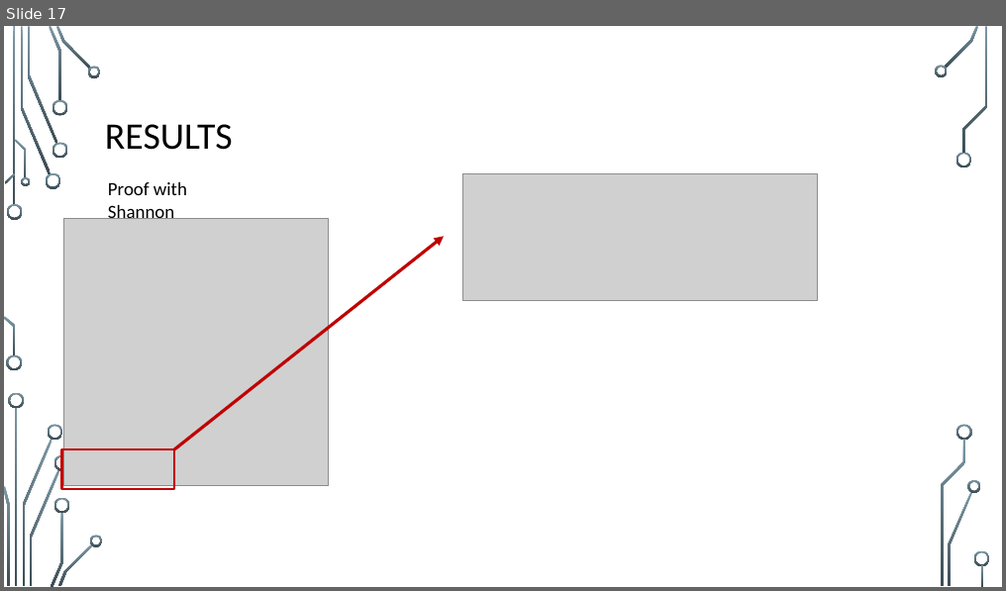
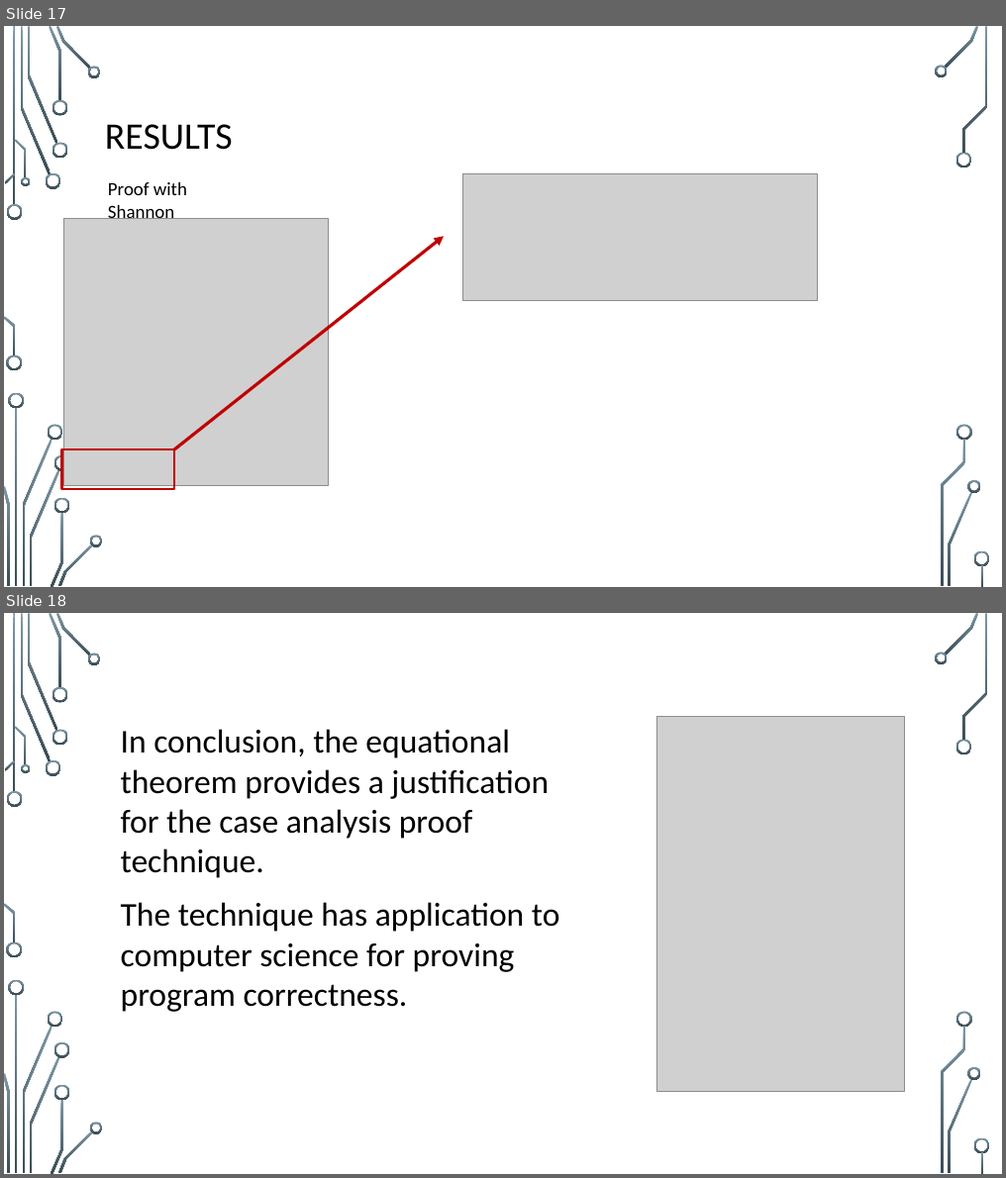
Before and after one commit to StanWarford/case-analysis, a slide deck: SCCUR-slides.pptx. Shown one above the other, each under a label of ours: slide 17 before the commit, slides 17 and 18 after it. The pictures are 1006x591 and 1006x1178 pixels, drawn with LibreOffice and Linux fonts; fonts in the diff are those of the drawing; grey boxes stand for pictures; background and template pictures are left out. Boxes give left, top, right and bottom in pixels: in the first picture for what was removed or moved away, otherwise in the second. Text is boxed around its words. In the diff, an @@ line names an element or a change of style, - is before the commit and + after.

Commit message:
Conclusion slide

```diff
--- a/SCCUR-slides.pptx
+++ b/SCCUR-slides.pptx
@@ slide 18 added at (4,613,1002,1174), background picture (left out); not listed: 36 template elements that a slide beside it also shows @@
@@ text added at (121,729,548,839), 32 pt, text #000000 @@
+In conclusion, the equational theorem provides a justification for the case analysis proof technique.
@@ picture added at (656,716,905,1092) @@
@@ text added at (121,902,560,1012), 32 pt, text #000000 @@
+The technique has application to computer science for proving program correctness.
```
Also in this commit, not shown: 3 slides changed, 1 slide removed.
